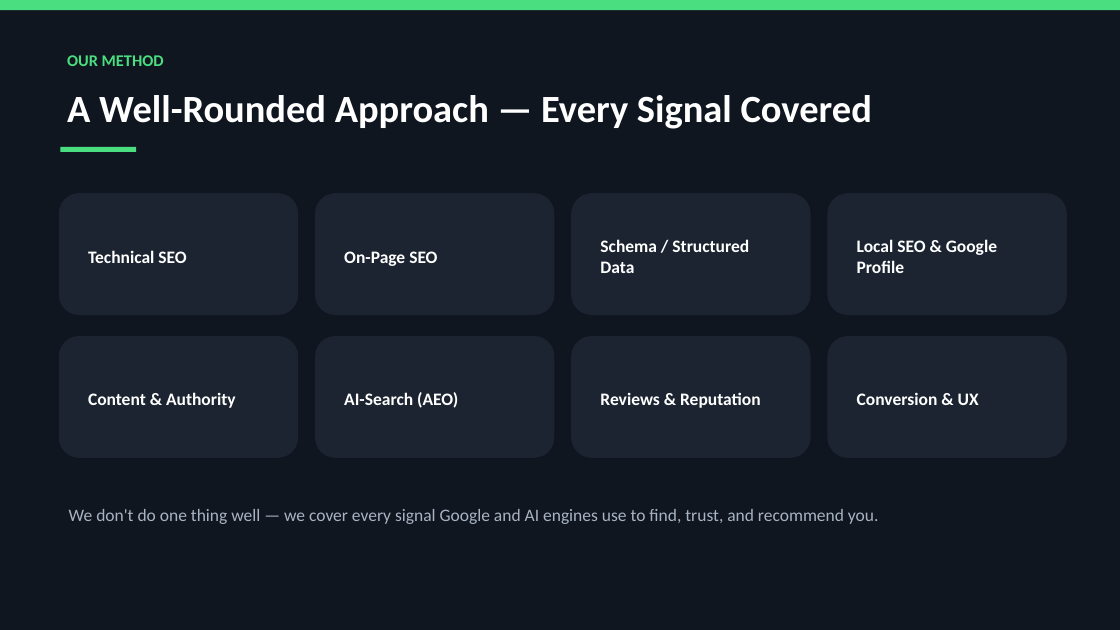
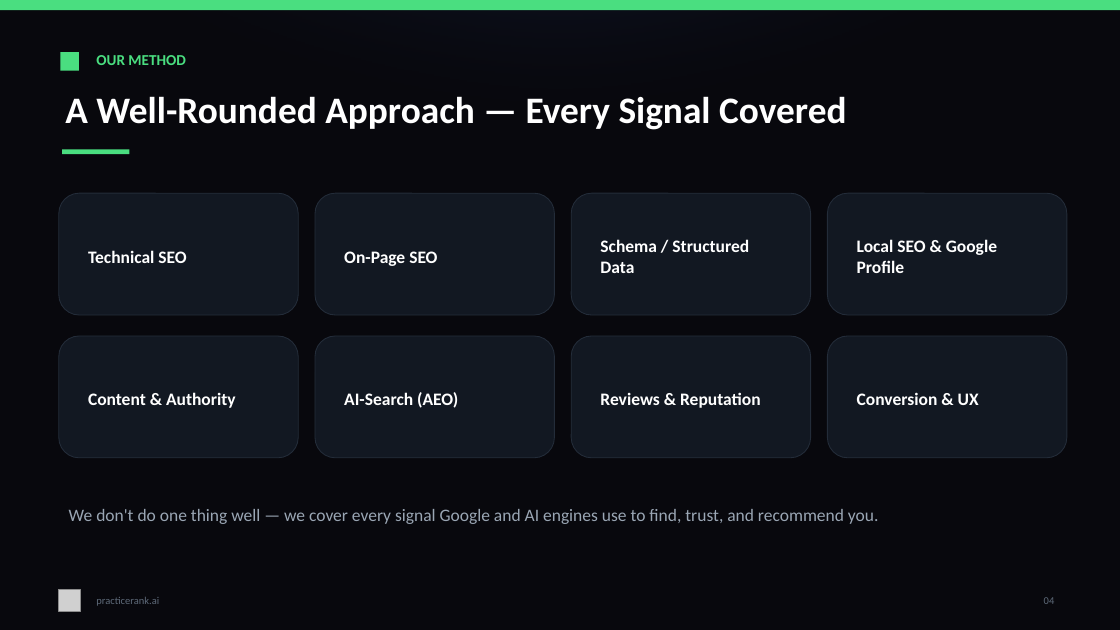
Before and after one commit to sathvik-vadlakunta/inCentivee, a slide deck: slide 4 of deliverables/PracticeRank-SEO-Strategy-Paradigm-Experts.pptx. Drawn at 1120x630 pixels with LibreOffice and Linux fonts; fonts in the diff are those of the drawing; grey boxes stand for pictures. Boxes give left, top, right and bottom in pixels: in the first picture for what was removed or moved away, otherwise in the second. Text is boxed around its words. In the diff, an @@ line names an element or a change of style, - is before the commit and + after.

Commit message:
deck: rebrand to practicerank.ai dark mode (near-black + radial glows + green)
Match the site's dark aesthetic and elevate: #08080d base, soft radial navy
glow (top) + faint green corner glow via soft-edge ellipses, subtle card
borders, green tick + accent rule on section headings, per-slide footer with
logo mark + page number. Refined palette (white 86%/muted/faint text).

```diff
--- a/deliverables/PracticeRank-SEO-Strategy-Paradigm-Experts.pptx
+++ b/deliverables/PracticeRank-SEO-Strategy-Paradigm-Experts.pptx
@@ rectangle at box(0, 0, 1120, 630): fill #0F1620 to #08080D @@
@@ ellipse added at box(0, 0, 1120, 155), fill #16213E at 46% opacity @@
@@ rectangle added at box(60, 52, 79, 71), fill #4ADE80 @@
@@ text "OUR METHOD": place and size @@
-text "OUR METHOD" at box(67, 55, 164, 66)
+text "OUR METHOD" at box(96, 55, 185, 65)
@@ text "OUR METHOD" at box(96, 55, 185, 65): size 14 to 13 pt @@
@@ text "A Well-Rounded Approach — Every ..." at box(65, 96, 847, 130): size 33 to 32 pt @@
@@ rectangle: place and size @@
-rectangle at box(60, 147, 136, 152)
+rectangle at box(62, 150, 129, 155)
@@ fill #1B2430 to #121822; outline none to #232C39 0.75 pt in 8 elements at box(59, 193, 298, 315), box(315, 193, 555, 315), box(571, 193, 811, 315), box(828, 193, 1067, 315), box(59, 336, 298, 458), box(315, 336, 555, 458), box(571, 336, 811, 458), box(828, 336, 1067, 458) @@
@@ text "We don't do one thing ..." at box(69, 509, 879, 524): text colour #A8B3C2 to #9AA6B4 @@
@@ picture added at box(59, 590, 81, 612) @@
@@ text added at box(96, 597, 159, 606), 9 pt, text #5E6A79 @@
+practicerank.ai
@@ text added at box(1044, 597, 1055, 604), 9 pt, text #5E6A79 @@
+04
```
Also in this commit, not shown: 12 other slides changed, 1 other file.
